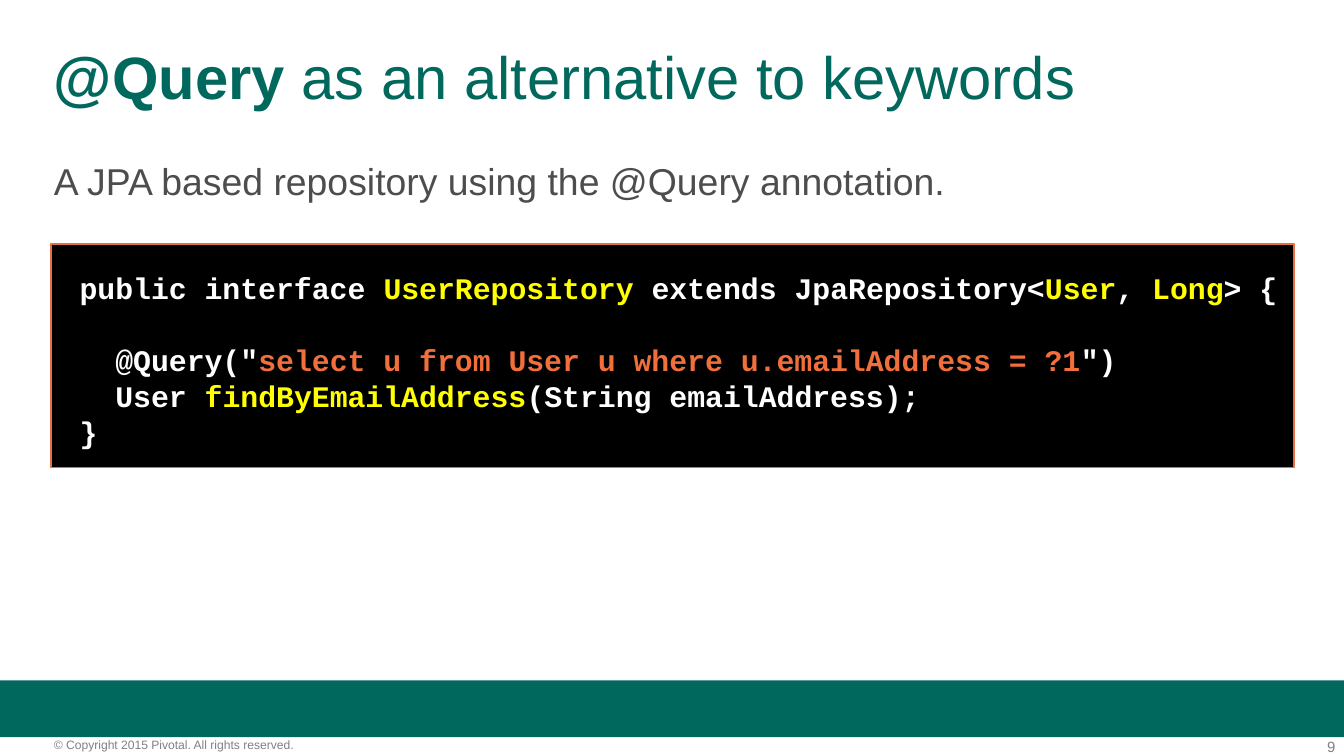
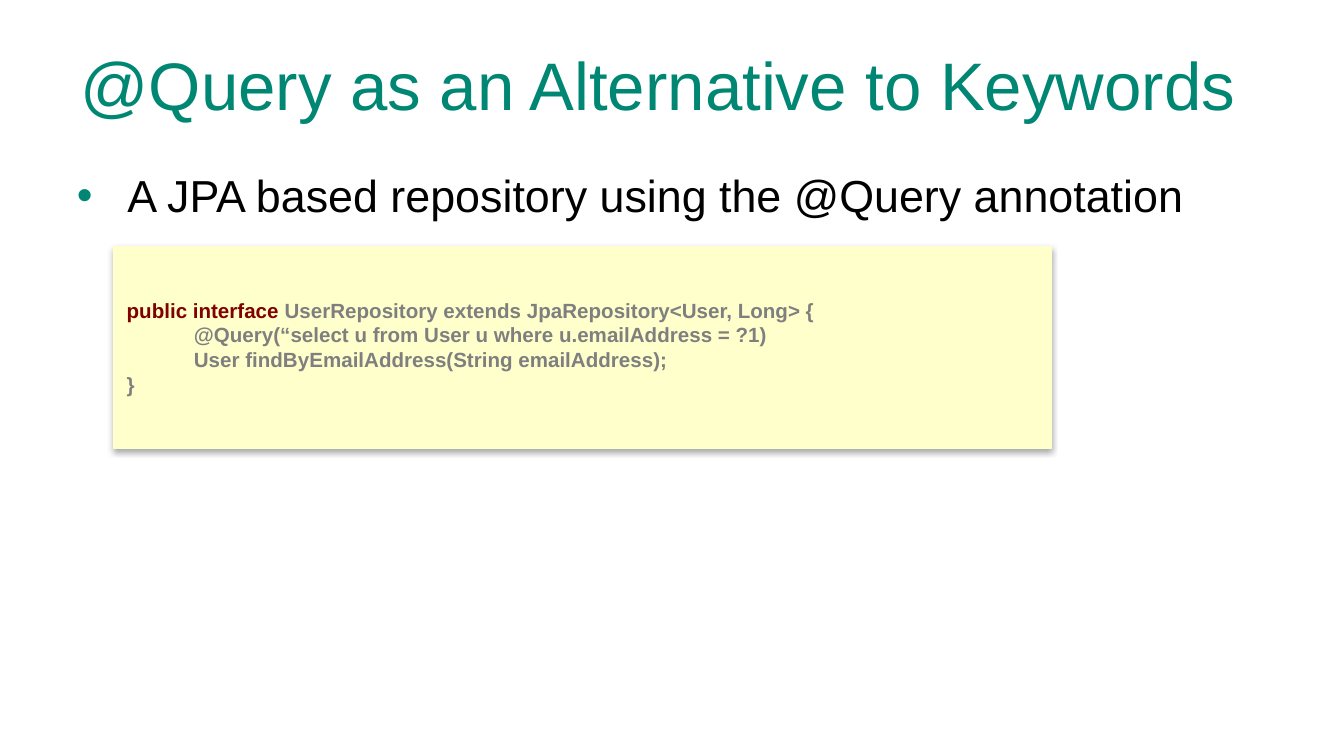
Before and after one commit to phopper-pivotal/PCF-Workshop-Carfax, a slide deck: slide 7 of presentations/5-Spring_Data_REST.pptx (slide 9 before the commit). Drawn at 1344x756 pixels with LibreOffice and Linux fonts; fonts in the diff are those of the drawing; background and template pictures are left out. Boxes give left, top, right and bottom in pixels: in the first picture for what was removed or moved away, otherwise in the second. Text is boxed around its words. In the diff, an @@ line names an element or a change of style, - is before the commit and + after.

```diff
--- a/presentations/5-Spring_Data_REST.pptx
+++ b/presentations/5-Spring_Data_REST.pptx
@@ title at [81, 61, 1235, 123]: text changed; size 32 to 36 pt; text colour #00685D to #008774 @@
-@Query as an alternative to keywords
+@Query as an Alternative to Keywords
@@ text at [127, 179, 1183, 221]: text changed; size 16 to 24 pt; font Courier New to Arial; text colour #FFFFFF to #000000; bold off @@
-A JPA based repository using the @Query annotation.
-public interface UserRepository extends JpaRepository<User, Long> {
-@Query("select u from User u where u.emailAddress = ?1")
-User findByEmailAddress(String emailAddress);
-}
+• A JPA based repository using the @Query annotation
@@ rectangle removed at [51, 243, 1294, 468] @@
@@ rectangle added at [113, 246, 1051, 448], fill #FFFFCC, outline #FFFFCC 0.75 pt, 11 pt, text #7F7F7F, bold @@
+public interface UserRepository extends JpaRepository<User, Long> {
+@Query(“select u from User u where u.emailAddress = ?1)
+User findByEmailAddress(String emailAddress);
+}
@@ rectangle removed at [0, 680, 1344, 737] @@
@@ text removed at [66, 740, 293, 752] @@
-© Copyright 2015 Pivotal. All rights reserved.
@@ page number removed at [1327, 741, 1335, 752] @@
-9
```
Also in this commit, not shown: 9 other slides changed, 6 slides added, 8 slides removed, 3 other files.
